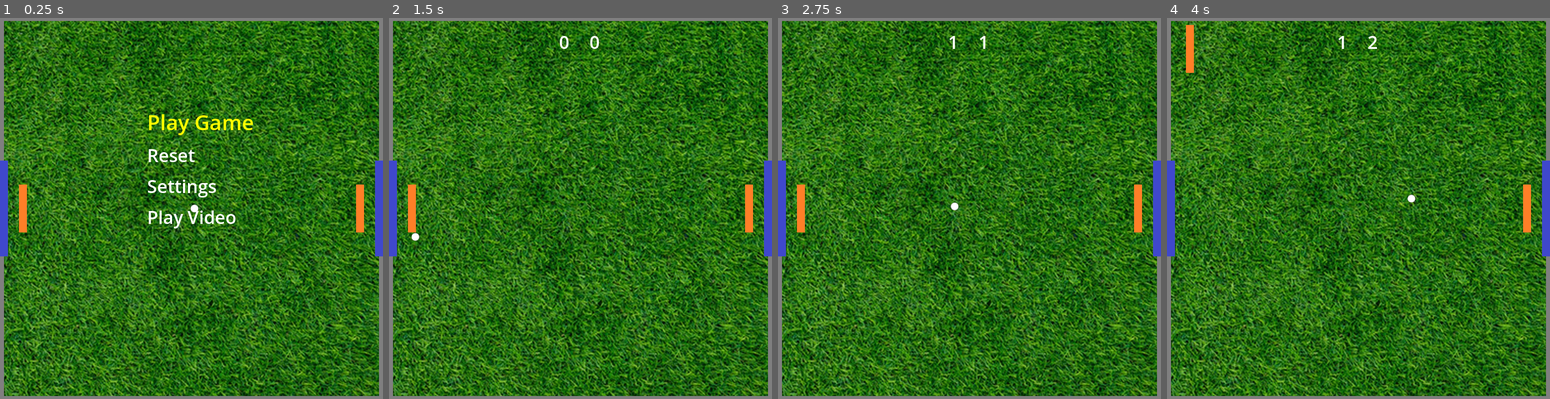
Above: before the commit, frames 1-4 (left to right).
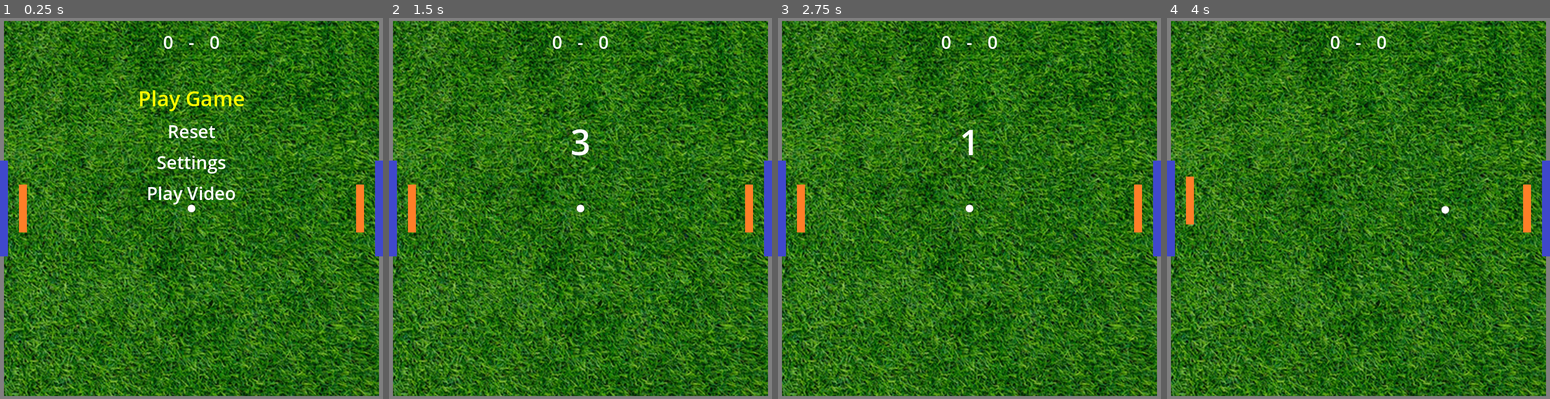
Above: after the commit, the same moments.

Repository: VDPatrick/Pong-Variant
Game: Godot game, scene res://Main.tscn
The game is run twice, just before and just after one commit, with the same random seed, the same clock (stepped at 60 frames per second) and the same inputs. Video files are missing from this copy of the repository; at most half a second of black plays in their place.
Inputs:
- Up to frame 1 (0.25 s): no input
- Up to frame 2 (1.5 s): tap Enter (confirm) at 0.5, 0.6, 1.35 s; hold D (p1_right) 0.53-1.28 s; hold Escape (back) from 1.28 s (still down)
- Up to frame 3 (2.75 s): tap Enter (confirm) at 2, 2.1 s; release Escape (back) at 2.03 s; hold D (p1_right) from 2.03 s (still down)
- Up to frame 4 (4 s): release D (p1_right) at 2.78 s; hold W (p1_up) 2.78-3.53 s; tap Enter (confirm) at 2.85, 3.6 s; hold A (p1_left) from 3.53 s (still down)

The runs differ from the first frame. In frame 1, 2.4% of the frame differs, in the area x 36-67%, y 4-56%; in frame 2, 0.4%; in frame 3, 0.3%; in frame 4, 0.8%.

Commit message:
added video, more settings, general bug fixes

Diff:
--- a/Ball.gd
+++ b/Ball.gd
@@ -19,7 +19,6 @@
 func _ready() -> void:
 	rng.randomize()
 	_apply_texture_if_any()
-	reset_ball(true)
 
 func reset_ball(randomize_direction: bool = true) -> void:
 	# Center on current viewport (works even if you later change the window size)
@@ -68,3 +67,7 @@
 			# Use the smaller side so the circle fits entirely within the texture
 			var d: float = min(tex_size.x, tex_size.y)
 			circle_shape.radius = d * 0.5
+
+func center_ball() -> void:
+	global_position = get_viewport_rect().size * 0.5
+	velocity = Vector2.ZERO
--- a/Main.gd
+++ b/Main.gd
@@ -1,6 +1,8 @@
 extends Node2D
 
-enum GameState { MENU, PLAYING, END }
+@export var video_stream: VideoStream
+
+enum GameState { MENU, PLAYING, END, VIDEO, COUNTDOWN }
 
 var state: int = GameState.MENU
 var has_active_match: bool = false
@@ -27,12 +29,22 @@
 @onready var sfx_wall: AudioStreamPlayer2D = $SfxWall
 @onready var sfx_goal: AudioStreamPlayer2D = $SfxGoal
 
+@onready var video_screen: Control = $CanvasLayer/VideoScreen
+
+@onready var countdown_label: Label = $CanvasLayer/Countdown
+
 # Remember starting positions so Reset can restore them
 var start_ball_pos: Vector2
 var start_left_pos: Vector2
 var start_right_pos: Vector2
 
 func _ready() -> void:
+	ball.center_ball()   # or the force-center snippet from Option A
+	await get_tree().process_frame
+	start_ball_pos  = ball.global_position
+	start_left_pos  = paddle_left.global_position
+	start_right_pos = paddle_right.global_position
+
 	# Capture initial transforms for a clean reset later
 	await get_tree().process_frame
 	start_ball_pos  = ball.global_position
@@ -73,6 +85,12 @@
 
 	_enter_menu()
 
+	if video_screen.has_signal("exit_requested"):
+		video_screen.connect("exit_requested", Callable(self, "_on_video_exit"))
+
+	if video_screen.has_signal("playback_finished"):
+		video_screen.connect("playback_finished", Callable(self, "_on_video_finished"))
+
 func _process(_delta: float) -> void:
 	if state == GameState.PLAYING and Input.is_action_just_pressed("back"):
 		_enter_menu()
@@ -124,6 +142,8 @@
 	if end_screen and end_screen.has_method("hide_screen"):
 		end_screen.call("hide_screen")
 
+	has_active_match = false
+
 	# Hard reset positions and scores
 	score_left = 0
 	score_right = 0
@@ -147,7 +167,8 @@
 	state = GameState.MENU
 	_set_game_active(false)   # freeze paddles + ball in place
 	menu.visible = true
-	score_ui.visible = false
+	if music.stream and not music.playing:
+		music.play()
 	if settings_panel and settings_panel.has_method("close"):
 		settings_panel.call("close")
 	if end_screen and end_screen.has_method("hide_screen"):
@@ -156,21 +177,33 @@
 		menu.call("set_play_label", ("Resume" if has_active_match else "Play Game"))
 
 func _start_game() -> void:
-	state = GameState.PLAYING
+	# Hide menu, show score UI
 	menu.visible = false
 	score_ui.visible = true
-	_set_game_active(true)
-
+
+	# If resuming an active match, skip countdown
 	if has_active_match:
-		# Resume existing match—do not reset scores or ball.
+		state = GameState.PLAYING
+		_set_game_active(true)
 		return
 
-	# Fresh match
+	# New match: reset scores and positions, freeze gameplay, then run countdown
+	state = GameState.COUNTDOWN
 	score_left = 0
 	score_right = 0
 	_update_score()
-	ball.reset_ball(true)
-	has_active_match = true
+
+	# Reset positions to the saved starting transforms
+	ball.global_position = start_ball_pos
+	ball.velocity = Vector2.ZERO
+	paddle_left.global_position = start_left_pos
+	paddle_right.global_position = start_right_pos
+
+	_set_game_active(false)  # freeze paddles + ball during countdown
+
+	# Fire the countdown coroutine
+	_do_countdown(3)
+
 
 func _set_game_active(active: bool) -> void:
 	ball.set_physics_process(active)
@@ -214,7 +247,44 @@
 	menu.visible = true
 
 func _on_menu_video() -> void:
-	print("Play Video selected (TODO)")
+	# Enter a dedicated video state (or reuse MENU/PLAYING if you prefer)
+	state = GameState.VIDEO  # or a VIDEO state if you have one
+	_set_game_active(false)
+
+	# Hide UI
+	menu.visible = false
+	score_ui.visible = false
+	if settings_panel and settings_panel.has_method("close"):
+		settings_panel.call("close")
+	if end_screen and end_screen.has_method("hide_screen"):
+		end_screen.call("hide_screen")
+
+	# Stop menu music during playback
+	if music.playing:
+		music.stop()
+
+	# Resolve a stream: exported var OR the VideoStreamPlayer's current stream
+	var stream: VideoStream = null
+	if Engine.is_editor_hint():
+		# (optional: avoid editor null spam)
+		pass
+	if video_stream != null:
+		stream = video_stream
+	else:
+		var player := $CanvasLayer/VideoScreen/Video as VideoStreamPlayer
+		if player and player.stream != null:
+			stream = player.stream
+
+	# Play (or bail gracefully)
+	if stream != null and video_screen and video_screen.has_method("play"):
+		video_screen.call("play", stream)
+	else:
+		push_warning("No video stream found. Assign Main.video_stream or set the VideoStreamPlayer's Stream.")
+		# Return to menu and resume music so you're not stuck
+		_enter_menu()
+		if music.stream and not music.playing:
+			music.play()
+
 
 # --- Ball SFX ---
 
@@ -225,3 +295,29 @@
 func _on_ball_wall_hit() -> void:
 	if state == GameState.PLAYING:
 		sfx_wall.play()
+
+func _on_video_exit() -> void:
+	# Stop video overlay & return to initial menu
+	if video_screen and video_screen.has_method("stop_and_hide"):
+		video_screen.call("stop_and_hide")
+	_return_to_menu_initial()
+	# Ensure menu music resumes at the menu
+	if music.stream and not music.playing:
+		music.play()
+
+func _on_video_finished() -> void:
+	# Same behavior as cancel: return to initial menu
+	_on_video_exit()
+
+func _do_countdown(seconds: int) -> void:
+	countdown_label.visible = true
+	for i: int in range(seconds, 0, -1):
+		countdown_label.text = str(i)
+		await get_tree().create_timer(1.0).timeout
+	countdown_label.visible = false
+
+	# Start actual play
+	has_active_match = true
+	state = GameState.PLAYING
+	_set_game_active(true)
+	ball.reset_ball(true)
--- a/Main.tscn
+++ b/Main.tscn
@@ -14,7 +14,9 @@
 [ext_resource type="AudioStream" uid="uid://sbi4ar2ajb3y" path="res://select.wav" id="11_20pc6"]
 [ext_resource type="AudioStream" uid="uid://ckqm1520xteed" path="res://background-placeholder.mp3" id="11_c6i3y"]
 [ext_resource type="Script" uid="uid://nfkkfmq0qhun" path="res://EndScreen.gd" id="11_j4qnp"]
+[ext_resource type="Script" uid="uid://dpa0u1rngi5ty" path="res://VideoScreen.gd" id="12_fpfj3"]
 [ext_resource type="AudioStream" uid="uid://cgxhkxsw078e3" path="res://cheer-placeholder.wav" id="13_c6i3y"]
+[ext_resource type="VideoStream" uid="uid://unqv162w566f" path="res://video-placeholder-edit.ogv" id="13_sc1dx"]
 
 [sub_resource type="CircleShape2D" id="CircleShape2D_3dxm6"]
 radius = 8.0
@@ -135,34 +137,47 @@
 [node name="CanvasLayer" type="CanvasLayer" parent="."]
 
 [node name="Score" type="HBoxContainer" parent="CanvasLayer"]
-offset_left = 341.0
-offset_top = 25.0
-offset_right = 383.0
-offset_bottom = 75.0
-theme_override_constants/separation = 40
+custom_minimum_size = Vector2(0, 100)
+anchors_preset = 5
+anchor_left = 0.5
+anchor_right = 0.5
+offset_left = -61.0
+offset_right = 61.0
+offset_bottom = 50.0
+grow_horizontal = 2
+theme_override_constants/separation = 30
 alignment = 1
 
 [node name="Left" type="Label" parent="CanvasLayer/Score"]
 layout_mode = 2
 theme_override_font_sizes/font_size = 36
+text = "0"
+
+[node name="Dash" type="Label" parent="CanvasLayer/Score"]
+layout_mode = 2
+theme_override_font_sizes/font_size = 36
+text = "-"
 
 [node name="Right" type="Label" parent="CanvasLayer/Score"]
 layout_mode = 2
 theme_override_font_sizes/font_size = 36
+text = "0"
 
 [node name="Menu" type="Control" parent="CanvasLayer"]
 layout_mode = 3
-anchors_preset = 0
-offset_left = 295.0
-offset_top = 182.0
-offset_right = 382.0
-offset_bottom = 266.0
+anchors_preset = 15
+anchor_right = 1.0
+anchor_bottom = 1.0
+grow_horizontal = 2
+grow_vertical = 2
 script = ExtResource("9_03owx")
 
 [node name="VBoxContainer" type="VBoxContainer" parent="CanvasLayer/Menu"]
+custom_minimum_size = Vector2(750, 0)
 layout_mode = 0
-offset_right = 40.0
-offset_bottom = 40.0
+offset_top = 134.0
+offset_right = 768.0
+offset_bottom = 370.0
 theme_override_constants/separation = 12
 alignment = 1
 
@@ -170,21 +185,26 @@
 layout_mode = 2
 theme_override_font_sizes/font_size = 36
 text = "Play Game"
+horizontal_alignment = 1
+vertical_alignment = 1
 
 [node name="Reset" type="Label" parent="CanvasLayer/Menu/VBoxContainer"]
 layout_mode = 2
 theme_override_font_sizes/font_size = 36
 text = "Reset"
+horizontal_alignment = 1
 
 [node name="Settings" type="Label" parent="CanvasLayer/Menu/VBoxContainer"]
 layout_mode = 2
 theme_override_font_sizes/font_size = 36
 text = "Settings"
+horizontal_alignment = 1
 
 [node name="Video" type="Label" parent="CanvasLayer/Menu/VBoxContainer"]
 layout_mode = 2
 theme_override_font_sizes/font_size = 36
 text = "Play Video"
+horizontal_alignment = 1
 
 [node name="SettingsPanel" type="Control" parent="CanvasLayer"]
 layout_mode = 3
@@ -192,9 +212,9 @@
 anchor_right = 1.0
 anchor_bottom = 1.0
 offset_left = 125.0
-offset_top = 125.0
+offset_top = 209.0
 offset_right = -123.0
-offset_bottom = -123.0
+offset_bottom = -259.0
 grow_horizontal = 2
 grow_vertical = 2
 script = ExtResource("10_c2ibq")
@@ -225,6 +245,25 @@
 layout_mode = 2
 text = "100%"
 
+[node name="VideoRow" type="HBoxContainer" parent="CanvasLayer/SettingsPanel/VBox"]
+layout_mode = 2
+theme_override_constants/separation = 16
+
+[node name="Name" type="Label" parent="CanvasLayer/SettingsPanel/VBox/VideoRow"]
+custom_minimum_size = Vector2(150, 0)
+layout_mode = 2
+text = "Video Volume"
+
+[node name="Slider" type="HSlider" parent="CanvasLayer/SettingsPanel/VBox/VideoRow"]
+layout_mode = 2
+size_flags_horizontal = 3
+size_flags_vertical = 4
+
+[node name="Value" type="Label" parent="CanvasLayer/SettingsPanel/VBox/VideoRow"]
+custom_minimum_size = Vector2(50, 0)
+layout_mode = 2
+text = "100%"
+
 [node name="MusicRow" type="HBoxContainer" parent="CanvasLayer/SettingsPanel/VBox"]
 layout_mode = 2
 theme_override_constants/separation = 16
@@ -263,6 +302,9 @@
 custom_minimum_size = Vector2(50, 0)
 layout_mode = 2
 text = "100%"
+
+[node name="Spacing" type="Label" parent="CanvasLayer/SettingsPanel/VBox"]
+layout_mode = 2
 
 [node name="PointsRow" type="HBoxContainer" parent="CanvasLayer/SettingsPanel/VBox"]
 layout_mode = 2
@@ -315,6 +357,41 @@
 theme_override_font_sizes/font_size = 24
 text = "Press Confirm to return to menu"
 
+[node name="VideoScreen" type="Control" parent="CanvasLayer"]
+visible = false
+layout_mode = 3
+anchors_preset = 15
+anchor_right = 1.0
+anchor_bottom = 1.0
+grow_horizontal = 2
+grow_vertical = 2
+script = ExtResource("12_fpfj3")
+
+[node name="Video" type="VideoStreamPlayer" parent="CanvasLayer/VideoScreen"]
+custom_minimum_size = Vector2(768, 768)
+layout_mode = 0
+offset_right = 40.0
+offset_bottom = 40.0
+stream = ExtResource("13_sc1dx")
+expand = true
+loop = true
+bus = &"Video"
+
+[node name="Hint" type="Label" parent="CanvasLayer/VideoScreen"]
+visible = false
+layout_mode = 0
+offset_right = 40.0
+offset_bottom = 23.0
+text = "Hold for 3 seconds to cancel video"
+
+[node name="Countdown" type="Label" parent="CanvasLayer"]
+custom_minimum_size = Vector2(768, 500)
+offset_right = 40.0
+offset_bottom = 23.0
+theme_override_font_sizes/font_size = 70
+horizontal_alignment = 1
+vertical_alignment = 1
+
 [node name="Sprite2D" type="Sprite2D" parent="."]
 z_index = -100
 texture_filter = 1
--- a/SettingsPanel.gd
+++ b/SettingsPanel.gd
@@ -5,6 +5,7 @@
 
 @onready var rows: Array[HBoxContainer] = [
 	$VBox/MasterRow,
+	$VBox/VideoRow,
 	$VBox/MusicRow,
 	$VBox/SfxRow,
 	$VBox/PointsRow
@@ -25,6 +26,10 @@
 @onready var sfx_value:    Label = $VBox/SfxRow/Value
 @onready var points_value: Label = $VBox/PointsRow/Value
 
+@onready var video_slider: HSlider = $VBox/VideoRow/Slider
+@onready var video_name:   Label   = $VBox/VideoRow/Name
+@onready var video_value:  Label   = $VBox/VideoRow/Value
+
 var index: int = 0
 var _points_to_win: int = 5
 
@@ -33,6 +38,7 @@
 	_init_from_buses()
 	# hook up sliders
 	master_slider.value_changed.connect(func(v: float) -> void: _apply_bus("Master", v))
+	video_slider.value_changed.connect(func(v: float) -> void: _apply_bus("Video", v))
 	music_slider.value_changed.connect(func(v: float) -> void: _apply_bus("Music", v))
 	sfx_slider.value_changed.connect(func(v: float) -> void: _apply_bus("SFX", v))
 	points_slider.value_changed.connect(func(v: float) -> void:
@@ -80,6 +86,7 @@
 
 func _init_from_buses() -> void:
 	_set_slider_from_bus(master_slider, "Master")
+	_set_slider_from_bus(video_slider, "Video")
 	_set_slider_from_bus(music_slider, "Music")
 	_set_slider_from_bus(sfx_slider, "SFX")
 	_update_value_labels()
@@ -103,11 +110,12 @@
 
 func _update_value_labels() -> void:
 	master_value.text = str(int(master_slider.value)) + "%"
+	video_value.text = str(int(video_slider.value)) + "%"
 	music_value.text  = str(int(music_slider.value)) + "%"
 	sfx_value.text    = str(int(sfx_slider.value)) + "%"
 
 func _update_visuals() -> void:
-	var names: Array[Label] = [master_name, music_name, sfx_name, points_name]
+	var names: Array[Label] = [master_name, video_name, music_name, sfx_name, points_name]
 	for i in names.size():
 		var selected: bool = (i == index)
 		var lbl: Label = names[i]
--- /dev/null
+++ b/VideoScreen.gd
@@ -0,0 +1,59 @@
+extends Control
+
+signal exit_requested
+signal playback_finished
+
+@export var hold_seconds: float = 3.0
+@export var bus: String = "Video"
+
+@onready var player: VideoStreamPlayer = $Video
+@onready var hint: Label = $Hint
+
+var holding: bool = false
+var hold_time: float = 0.0
+
+func _ready() -> void:
+	visible = false
+	set_process(false)
+	hint.visible = false
+
+	player.bus = bus
+	player.finished.connect(_on_video_finished)
+
+func play(stream: VideoStream) -> void:
+	player.stream = stream
+	player.bus = bus
+	visible = true
+	set_process(true)
+	hint.visible = false
+	hold_time = 0.0
+	holding = false
+	player.play()
+
+func stop_and_hide() -> void:
+	player.stop()
+	set_process(false)
+	hint.visible = false
+	visible = false
+
+func _process(delta: float) -> void:
+	# Hold-to-cancel using the existing "back" action
+	if Input.is_action_pressed("back"):
+		if not holding:
+			holding = true
+			hold_time = 0.0
+			hint.visible = true
+		hold_time += delta
+		if hold_time >= hold_seconds:
+			holding = false
+			hint.visible = false
+			set_process(false)
+			exit_requested.emit()
+	else:
+		if holding:
+			holding = false
+			hold_time = 0.0
+			hint.visible = false
+
+func _on_video_finished() -> void:
+	playback_finished.emit()
--- a/default_bus_layout.tres
+++ b/default_bus_layout.tres
@@ -13,3 +13,9 @@
 bus/2/bypass_fx = false
 bus/2/volume_db = 0.0
 bus/2/send = &"Master"
+bus/3/name = &"Video"
+bus/3/solo = false
+bus/3/mute = false
+bus/3/bypass_fx = false
+bus/3/volume_db = 0.0
+bus/3/send = &"Master"
Not shown: 1 places in Main.tscn that only renumber resources
Not shown, added: VideoScreen.gd.uid
Not shown, added: video-placeholder-edit.ogv.uid
Not shown, added: video-placeholder-edit.ogv
